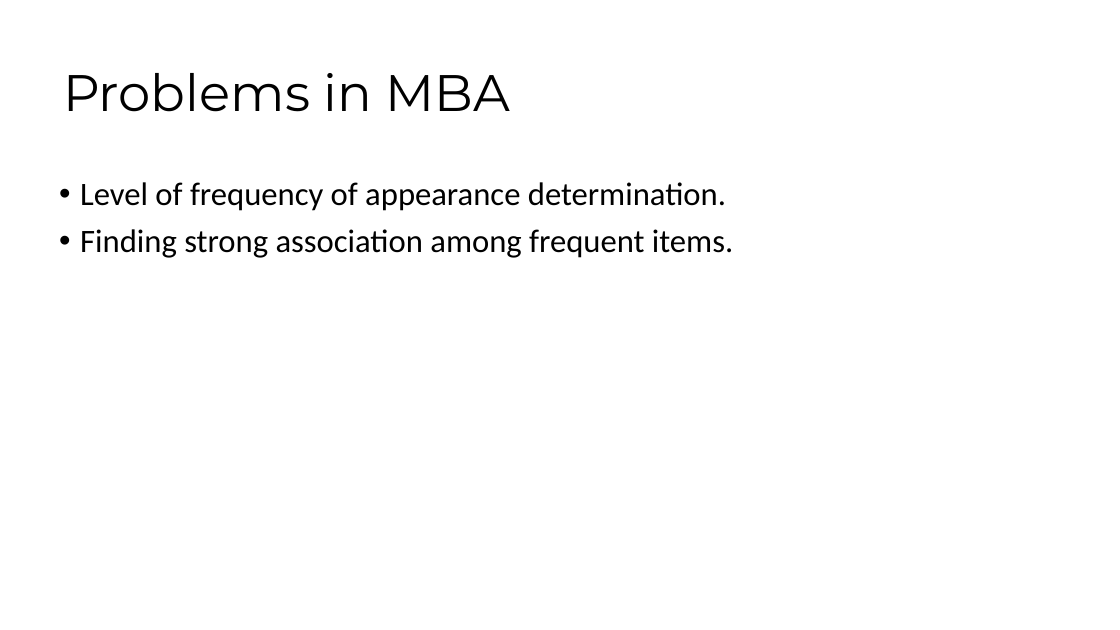
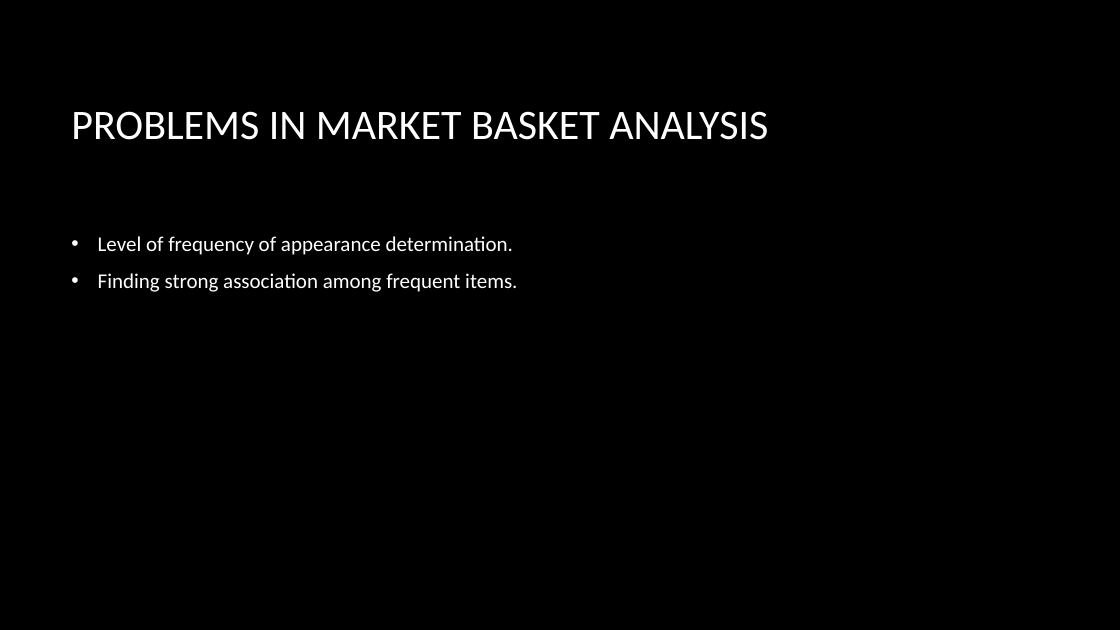
Before and after one commit to keerthiratna/Grocery-Genius-Smart-grocery-shopping-Assistance-with-basket-analysis, a slide deck: slide 21 of MARKET BASKET ANALYSIS PRESENTATION PPT.pptx (slide 22 before the commit). Drawn at 1120x630 pixels with LibreOffice and Linux fonts; fonts in the diff are those of the drawing; background and template pictures are left out. Boxes give left, top, right and bottom in pixels: in the first picture for what was removed or moved away, otherwise in the second. Text is boxed around its words. In the diff, an @@ line names an element or a change of style, - is before the commit and + after.

```diff
--- a/MARKET BASKET ANALYSIS PRESENTATION PPT.pptx
+++ b/MARKET BASKET ANALYSIS PRESENTATION PPT.pptx
@@ background #FFFFFF to picture (left out) @@
@@ title at <box>71,111,768,140</box>: text changed; size 44 to 36 pt; font Montserrat to Calibri; text colour #000000 to #FFFFFF @@
-Problems in MBA
+PROBLEMS IN MARKET BASKET ANALYSIS
@@ text "Level of frequency of appearance ...": place and size @@
-text "Level of frequency of appearance ..." at <box>80,182,733,258</box>
+text "Level of frequency of appearance ..." at <box>98,236,517,292</box>
@@ text "Level of frequency of appearance ..." at <box>98,236,517,292</box>: size 28 to 18 pt, text colour #000000 to #FFFFFF; indent changed; line spacing 0.9 to 1; vertical alignment top to middle @@
```
Also in this commit, not shown: 23 other slides changed, 3 slides added, 3 slides removed, 1 other file.
